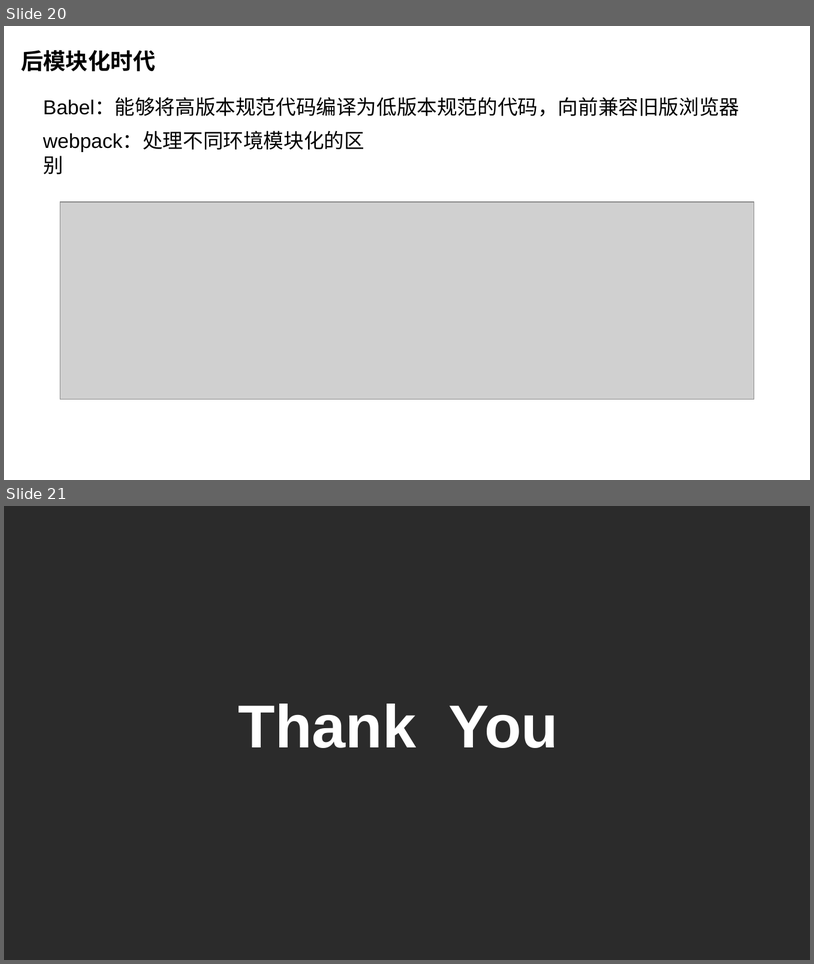
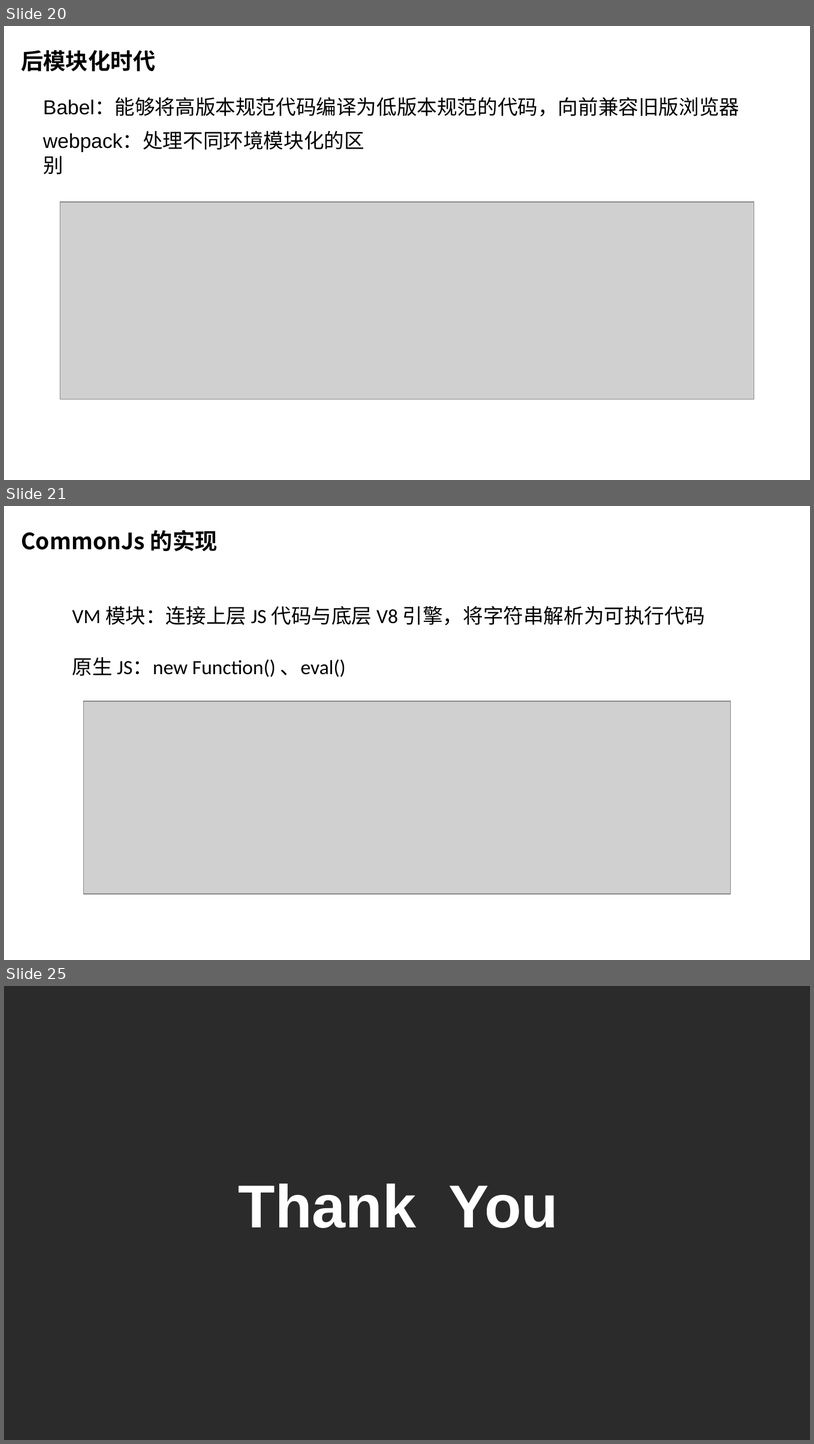
Before and after one commit to chasingsnail/study-blog, a slide deck: 封装库&笔记/前端模块化分享/前端模块化.pptx. Shown one above the other, each under a label of ours: slides 20 and 21 before the commit, slides 20, 21 and 25 after it; the slides between them are not shown. The pictures are 814x964 and 814x1444 pixels, drawn with LibreOffice and Linux fonts; fonts in the diff are those of the drawing; grey boxes stand for pictures; background and template pictures are left out; a plain dark background stands for a picture behind light text. Boxes give left, top, right and bottom in pixels: in the first picture for what was removed or moved away, otherwise in the second. Text is boxed around its words. In the diff, an @@ line names an element or a change of style, - is before the commit and + after.

Commit message:
模块化分享：自定义commonjs

```diff
--- a/封装库&笔记/前端模块化分享/前端模块化.pptx
+++ b/封装库&笔记/前端模块化分享/前端模块化.pptx
@@ slide 21 added at (x1=4, y1=506, x2=810, y2=960), background #FFFFFF @@
@@ title added at (x1=21, y1=530, x2=218, y2=552), 20 pt, text #000000, bold @@
+CommonJs 的实现
@@ text added at (x1=72, y1=606, x2=705, y2=625), 18 pt, text #000000 @@
+VM 模块：连接上层 JS 代码与底层 V8 引擎，将字符串解析为可执行代码
@@ text added at (x1=72, y1=657, x2=346, y2=677), 18 pt, text #000000 @@
+原生 JS：new Function() 、eval()
@@ picture added at (x1=84, y1=701, x2=731, y2=894) @@
@@ what was slide 21 is now slide 25 @@
```
Also in this commit, not shown: 1 other slide added, 5 other files.
